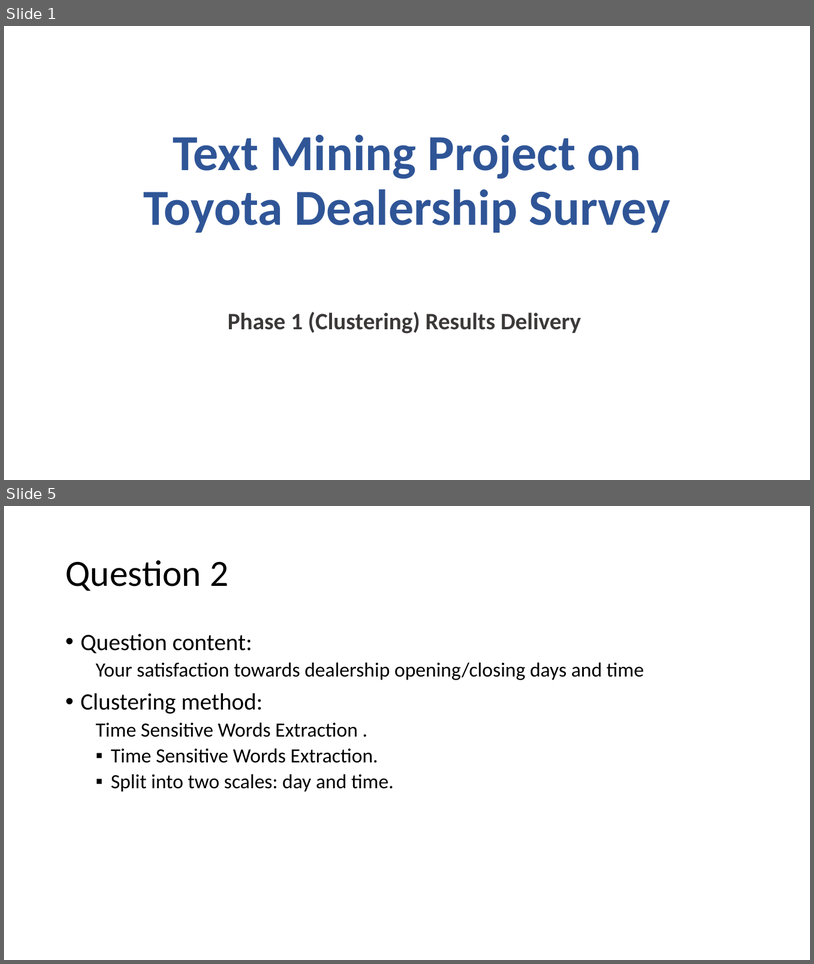
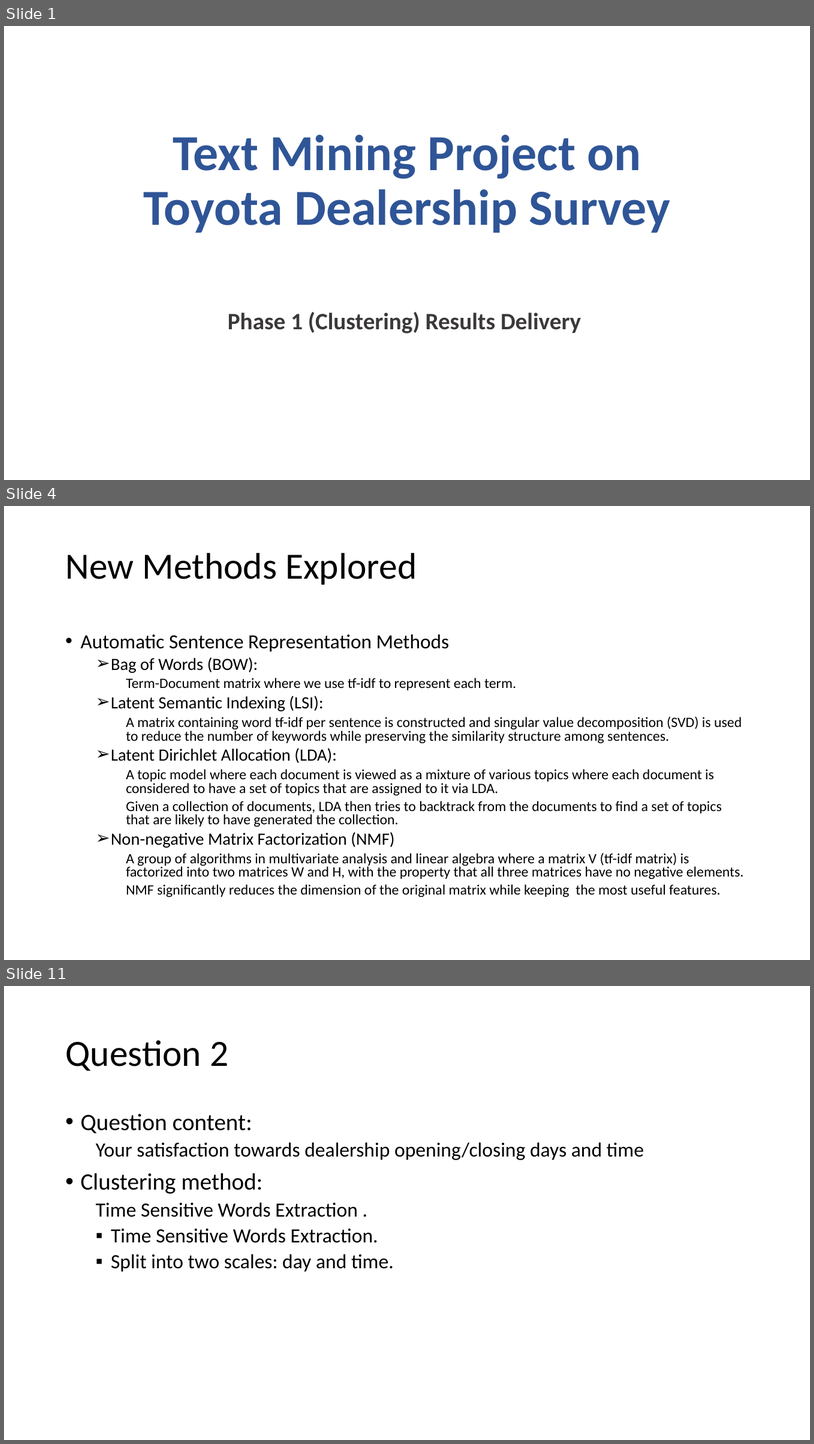
Before and after one commit to Li-Pengfei/review_clustering_Deloitte, a slide deck: Clustering_results_for_Deloitte_v1.pptx. Shown one above the other, each under a label of ours: slides 1 and 5 before the commit, slides 1, 4 and 11 after it; the slides between them are not shown. The pictures are 814x964 and 814x1444 pixels, drawn with LibreOffice and Linux fonts; fonts in the diff are those of the drawing. Boxes give left, top, right and bottom in pixels: in the first picture for what was removed or moved away, otherwise in the second. Text is boxed around its words. In the diff, an @@ line names an element or a change of style, - is before the commit and + after.

```diff
--- a/Clustering_results_for_Deloitte_v1.pptx
+++ b/Clustering_results_for_Deloitte_v1.pptx
@@ slide 4 added at [4,506,810,960], background #FFFFFF @@
@@ title added at [65,553,417,585], 44 pt, text #000000 @@
+New Methods Explored
@@ text added at [81,634,744,897], 17 pt, text #000000 @@
+• Automatic Sentence Representation Methods
+  ➢ Bag of Words (BOW):
+    Term-Document matrix where we use tf-idf to represent each term.
+  ➢ Latent Semantic Indexing (LSI):
+    A matrix containing word tf-idf per sentence is constructed and singular value decomposition (SVD) is used to reduce the number of keywords while preserving the similarity structure among sentences.
+  ➢ Latent Dirichlet Allocation (LDA):
+    A topic model where each document is viewed as a mixture of various topics where each document is considered to have a set of topics that are assigned to it via LDA.
+    Given a collection of documents, LDA then tries to backtrack from the documents to find a set of topics that are likely to have generated the collection.
+  ➢ Non-negative Matrix Factorization (NMF)
+    A group of algorithms in multivariate analysis and linear algebra where a matrix V (tf-idf matrix) is factorized into two matrices W and H, with the property that all three matrices have no negative elements.
+    NMF significantly reduces the dimension of the original matrix while keeping the most useful features.
@@ what was slide 5 is now slide 11 @@
```
Also in this commit, not shown: 13 slides changed, 12 other slides added, 15 other files.
